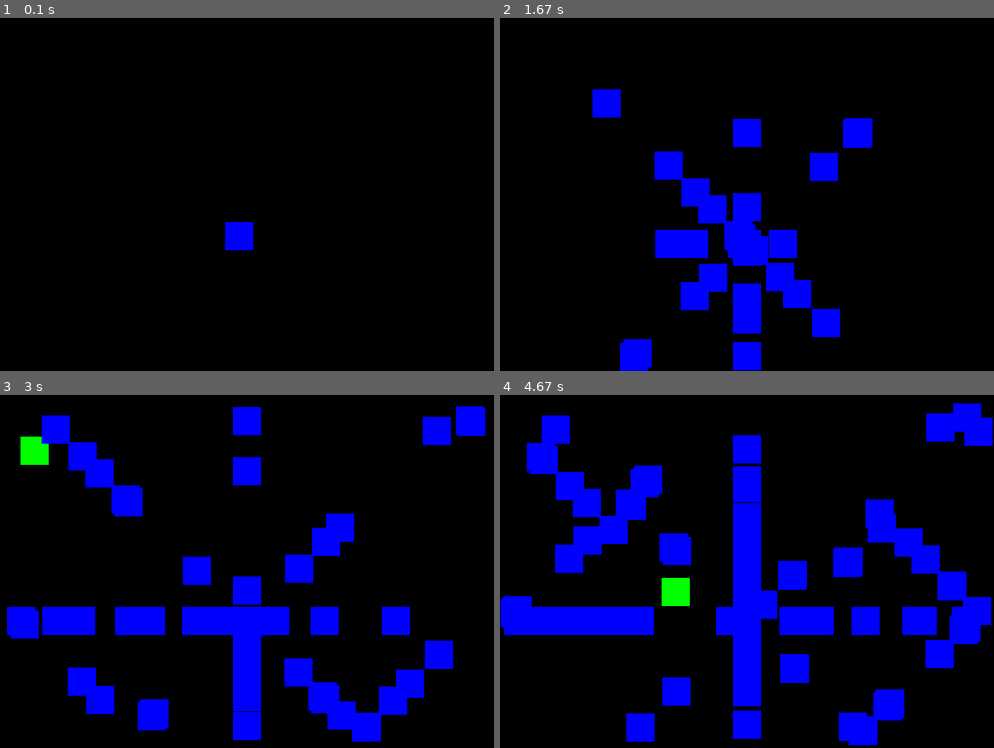
Above: before the commit, frames 1-4 (two rows, left to right).
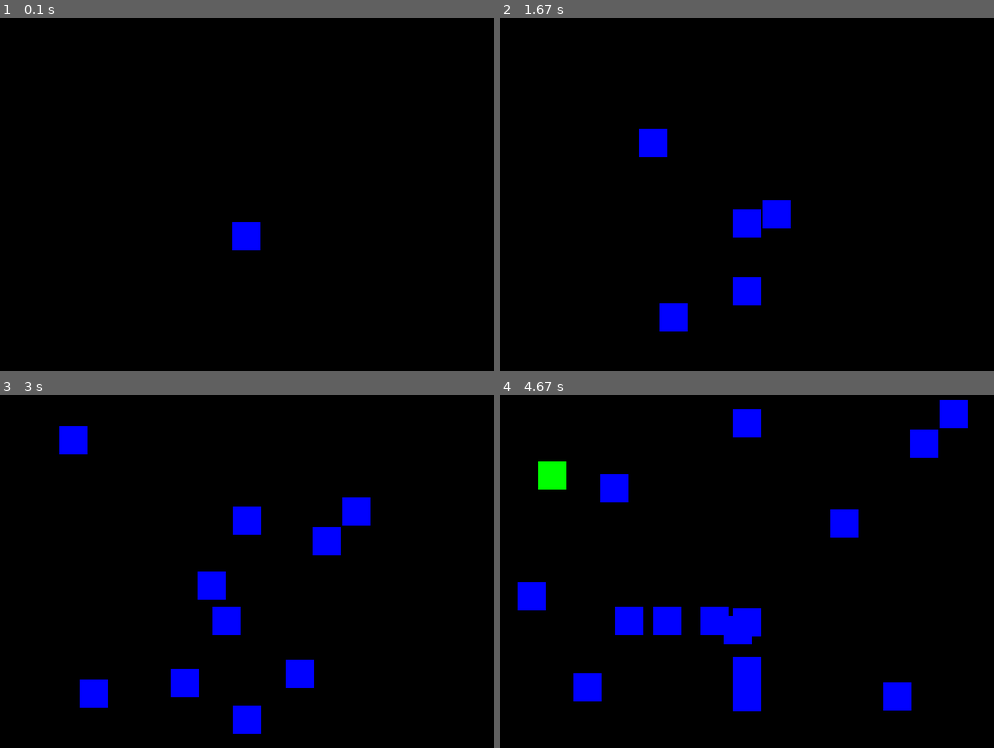
Above: after the commit, the same moments.

Repository: Domroon/pygame-experiments
Game: pygame game, started from myExperiments/experiments.py
Same seed, same stepped clock (60 frames per second), same inputs: the game is played once before the commit and once after it.
Inputs:
- Up to frame 1 (0.1 s): no input
- Up to frame 2 (1.67 s): tap Space at 0.33, 0.73, 1.03, 1.23, 1.57 s
- Up to frame 3 (3 s): tap Space at 1.87, 2.07, 2.37, 2.63, 2.97 s
- Up to frame 4 (4.67 s): tap Space at 3.27, 3.4, 3.8, 4.1, 4.47 s

The runs differ from the first frame. In frame 1, 0.2% of the frame differs, in the area x 45-53%, y 57-66%; in frame 2, 10%; in frame 3, 17%; in frame 4, 24%, in the area x 0-100%, y 1-100%.

Commit message:
fix that too many rects initialize

Diff:
--- a/myExperiments/experiments.py
+++ b/myExperiments/experiments.py
@@ -55,7 +55,7 @@
     # initialize one Rectangle - Object
     randomStartXvelocity = random.randint(-1, 1)
     randomStartYvelocity = random.randint(-1, 1)
-    startRect = SnakeStartRect(middleXofRect, middleYofRect+70,
+    startRect = SnakeStartRect(middleXofRect+10, middleYofRect+70,
                                rectWidth, rectHeight, random_color, randomStartXvelocity, randomStartYvelocity)
 
     # Screen Borders
@@ -82,6 +82,7 @@
             randomRectYvelocity = random.randint(-1, 1)
             rectangles.append(SnakeStartRect(middleXofRect, middleYofRect+70,
                                rectWidth, rectHeight, random_color, randomRectXvelocity, randomRectYvelocity))
+            pygame.time.delay(100)
 
         startRect.x += startRect.x_velocity
         startRect.y += startRect.y_velocity
